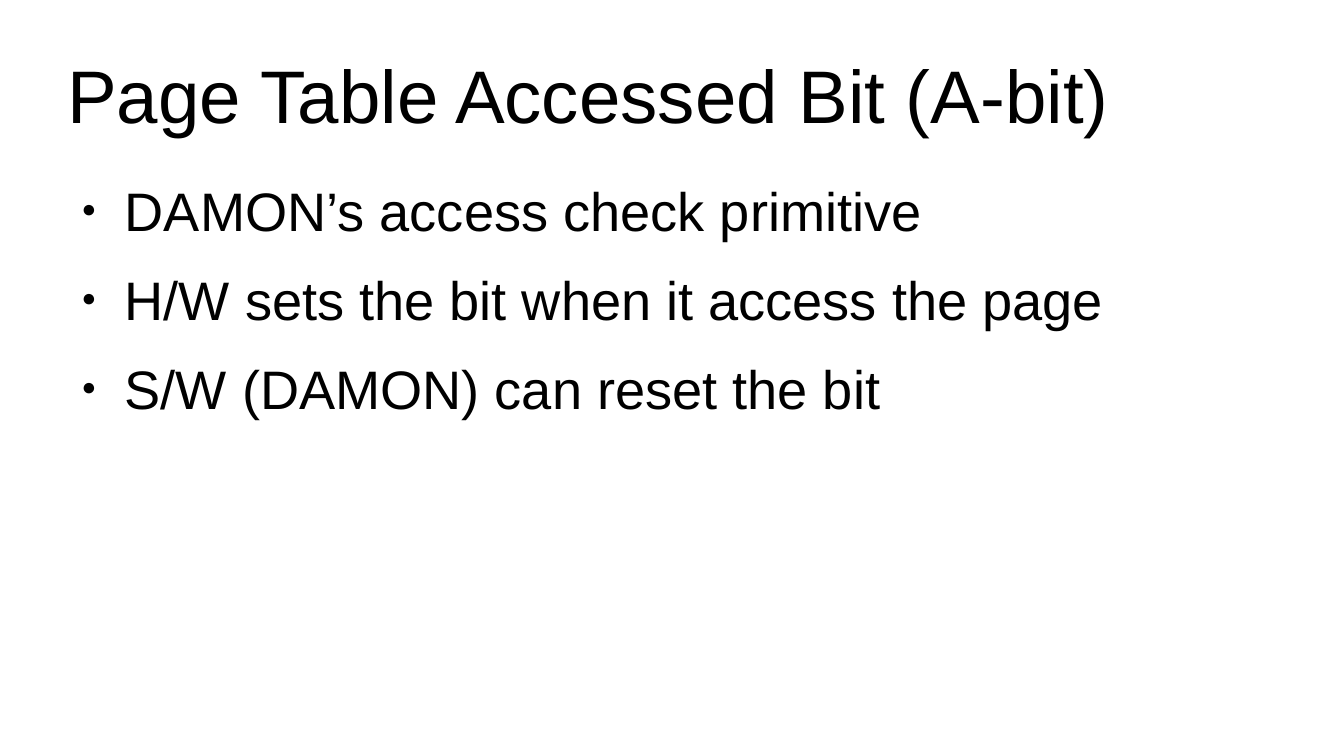
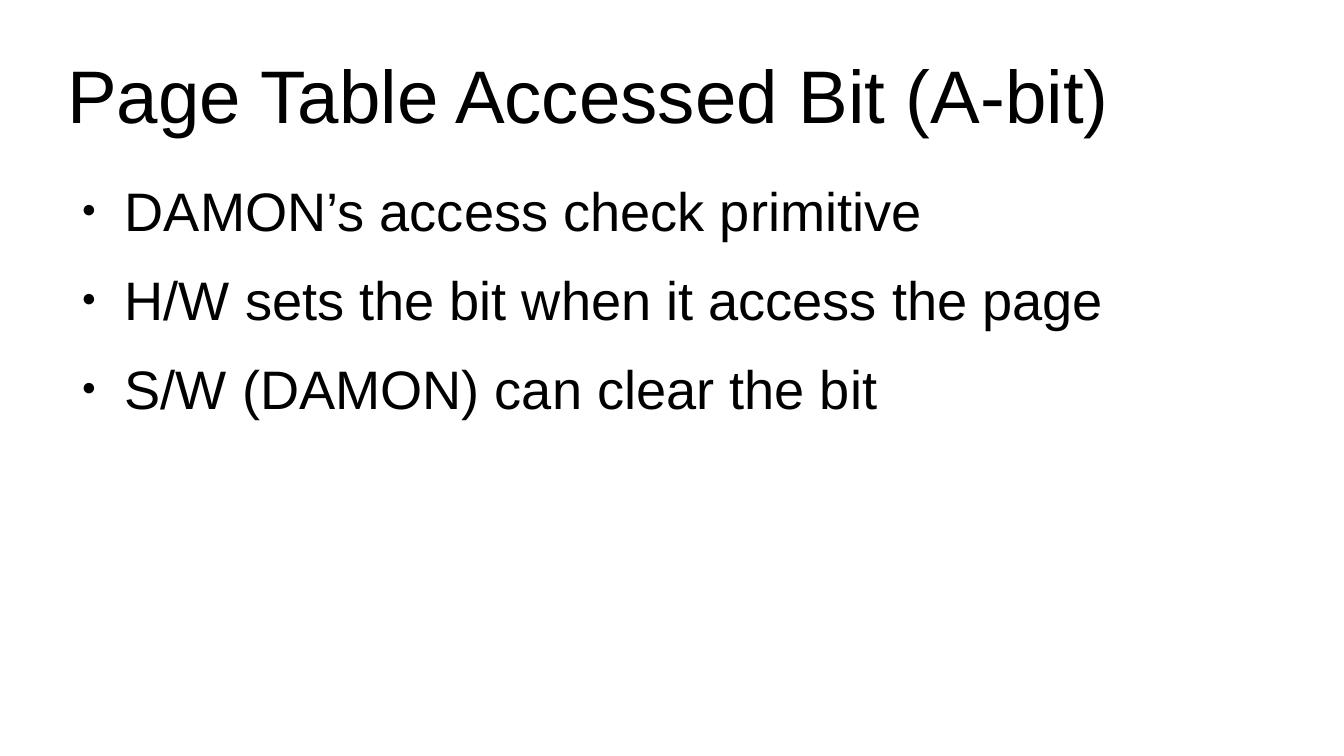
Before and after one commit to damonitor/talks, a slide deck: slide 4 of 2026/lpc/damon_nano_conf/damon_extension.odp. Drawn at 1344x756 pixels with LibreOffice and Linux fonts; fonts in the diff are those of the drawing. Boxes give left, top, right and bottom in pixels: in the first picture for what was removed or moved away, otherwise in the second. Text is boxed around its words. In the diff, an @@ line names an element or a change of style, - is before the commit and + after.

```diff
--- a/2026/lpc/damon_nano_conf/damon_extension.odp
+++ b/2026/lpc/damon_nano_conf/damon_extension.odp
@@ text at (125, 369, 877, 418): text changed @@
-● S/W (DAMON) can reset the bit
+● S/W (DAMON) can clear the bit
```
Also in this commit, not shown: 4 other slides changed, 1 slide added, 1 slide removed, 2 other files.
